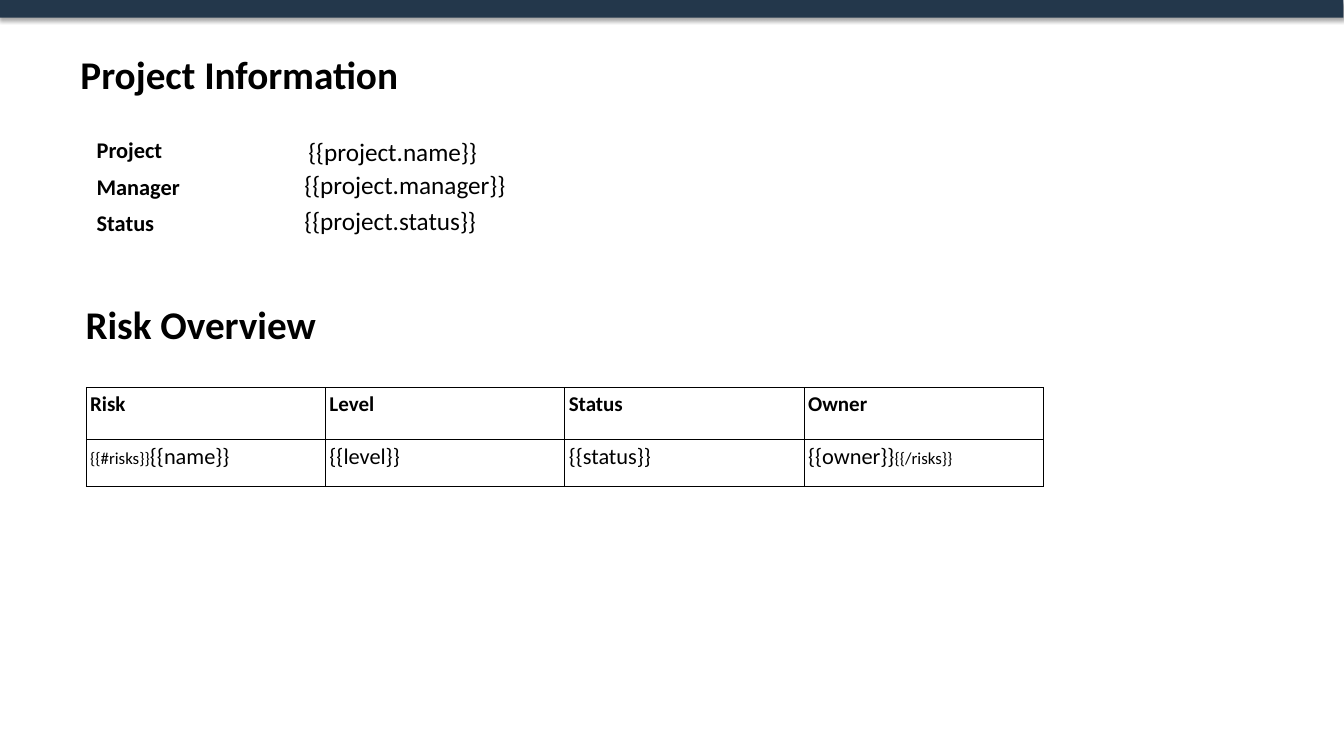
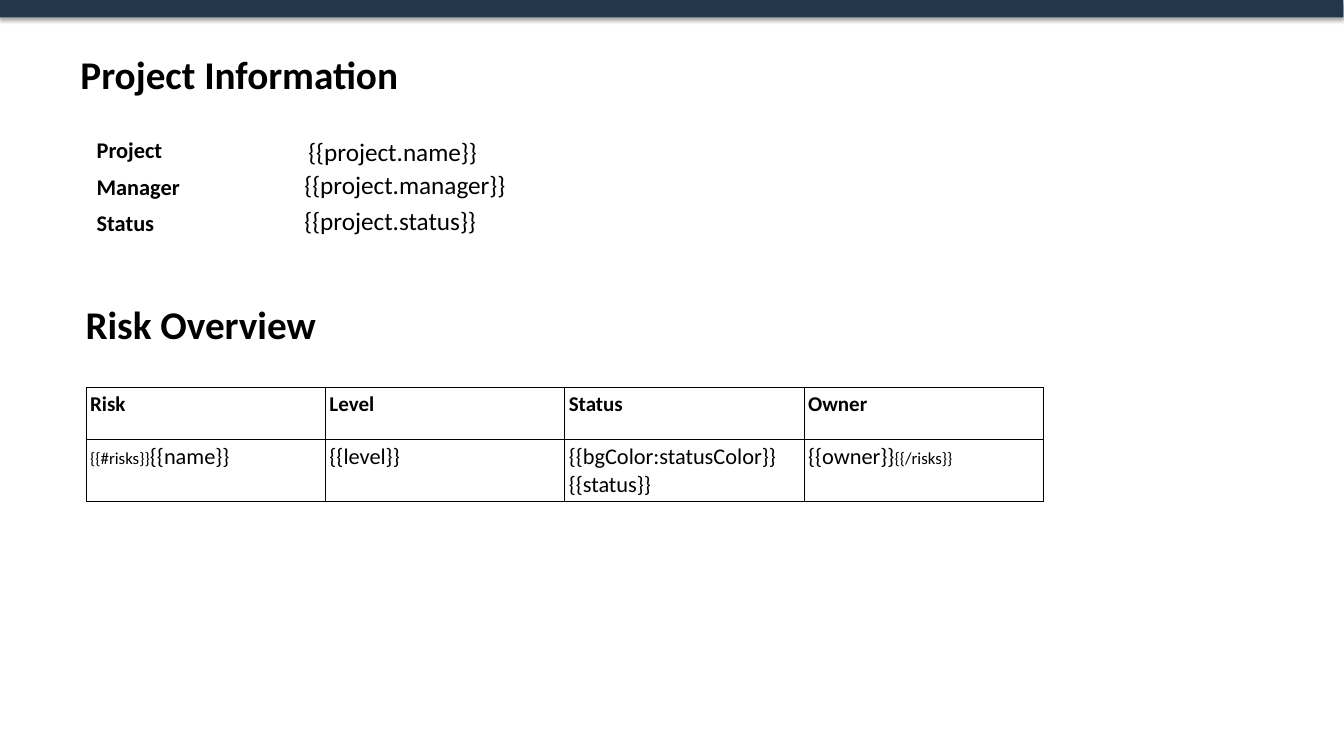
Before and after one commit to ayoub-ahnaou/pptx-template-engine, a slide deck: slide 2 of template/template.pptx. Drawn at 1344x756 pixels with LibreOffice and Linux fonts; fonts in the diff are those of the drawing. Boxes give left, top, right and bottom in pixels: in the first picture for what was removed or moved away, otherwise in the second. Text is boxed around its words. In the diff, an @@ line names an element or a change of style, - is before the commit and + after.

```diff
--- a/template/template.pptx
+++ b/template/template.pptx
@@ table at (86,387,1043,501) @@
-row 2, column 3: {{status}}
+row 2, column 3: {{bgColor:statusColor}}{{status}}
```
Also in this commit, not shown: 3 other slides changed.
